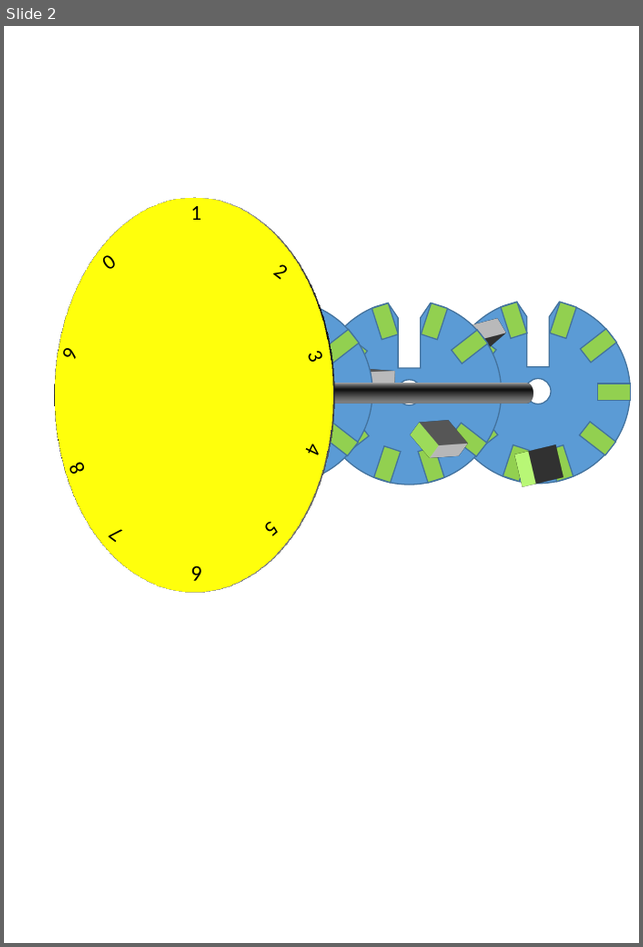
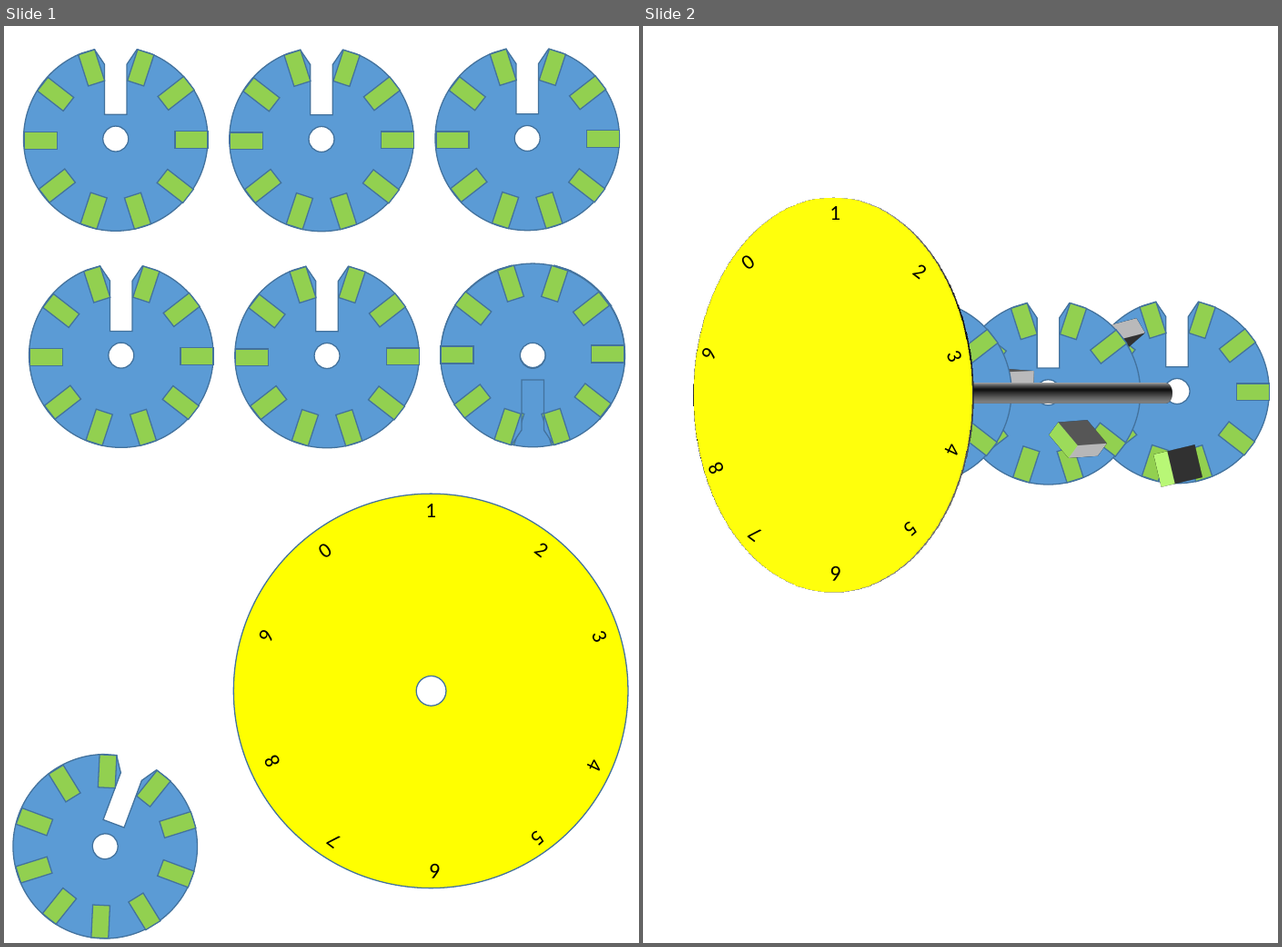
Before and after one commit to pablo-new17/tzuchi, a slide deck: 親子成長班/包容班/密室脫逃/safelock2.pptx. Shown side by side, each under a label of ours: slide 2 before the commit, slides 1 and 2 after it. The pictures are 643x947 and 1282x947 pixels, drawn with LibreOffice and Linux fonts; fonts in the diff are those of the drawing. Boxes give left, top, right and bottom in pixels: in the first picture for what was removed or moved away, otherwise in the second. Text is boxed around its words. In the diff, an @@ line names an element or a change of style, - is before the commit and + after.

```diff
--- a/親子成長班/包容班/密室脫逃/safelock2.pptx
+++ b/親子成長班/包容班/密室脫逃/safelock2.pptx
@@ slide 1 added at box(4, 26, 639, 943), background #FFFFFF @@
@@ group added at box(23, 50, 208, 231): 10 rectangles, 1 freeform shape @@
@@ group added at box(230, 50, 414, 231): 10 rectangles, 1 freeform shape @@
@@ group added at box(435, 49, 620, 230): 10 rectangles, 1 freeform shape @@
@@ group added at box(29, 266, 214, 447): 10 rectangles, 1 freeform shape @@
@@ group added at box(235, 266, 420, 447): 10 rectangles, 1 freeform shape @@
@@ group added at box(441, 265, 626, 447): 10 rectangles, 1 freeform shape @@
@@ group added at box(441, 264, 626, 446): 10 rectangles, 1 freeform shape @@
@@ ellipse added at box(233, 495, 628, 889), fill #FFFF00, outline #43739E 1 pt @@
@@ text added at box(425, 504, 436, 517), 18 pt, text #000000 @@
+1
@@ text added at box(324, 544, 333, 557), 18 pt, text #000000 @@
+0
@@ text added at box(534, 544, 542, 557), 18 pt, text #000000 @@
+2
@@ text added at box(250, 636, 275, 641), 18 pt, text #000000 @@
+9
@@ text added at box(585, 636, 611, 642), 18 pt, text #000000 @@
+3
@@ ellipse added at box(416, 677, 446, 706), fill #FFFFFF, outline #43739E 1 pt @@
@@ text added at box(261, 755, 286, 763), 18 pt, text #000000 @@
+8
@@ text added at box(585, 759, 611, 768), 18 pt, text #000000 @@
+4
@@ group added at box(12, 757, 197, 938): 10 rectangles, 1 freeform shape @@
@@ text added at box(333, 836, 342, 849), 18 pt, text #000000 @@
+7
@@ text added at box(529, 830, 537, 841), 18 pt, text #000000 @@
+5
@@ text added at box(430, 864, 441, 879), 18 pt, text #000000 @@
+6
```
Also in this commit, not shown: 1 slide removed, 6 other files.
